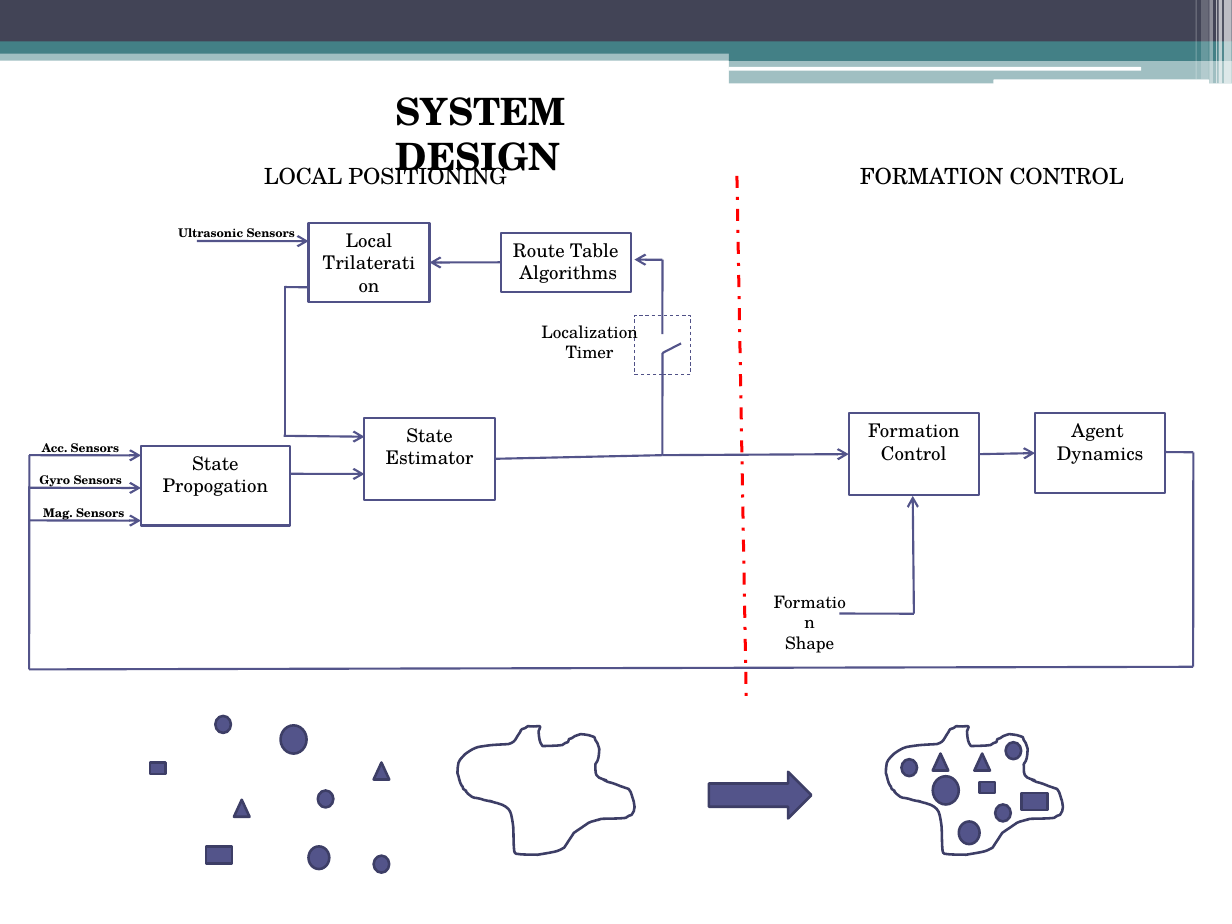
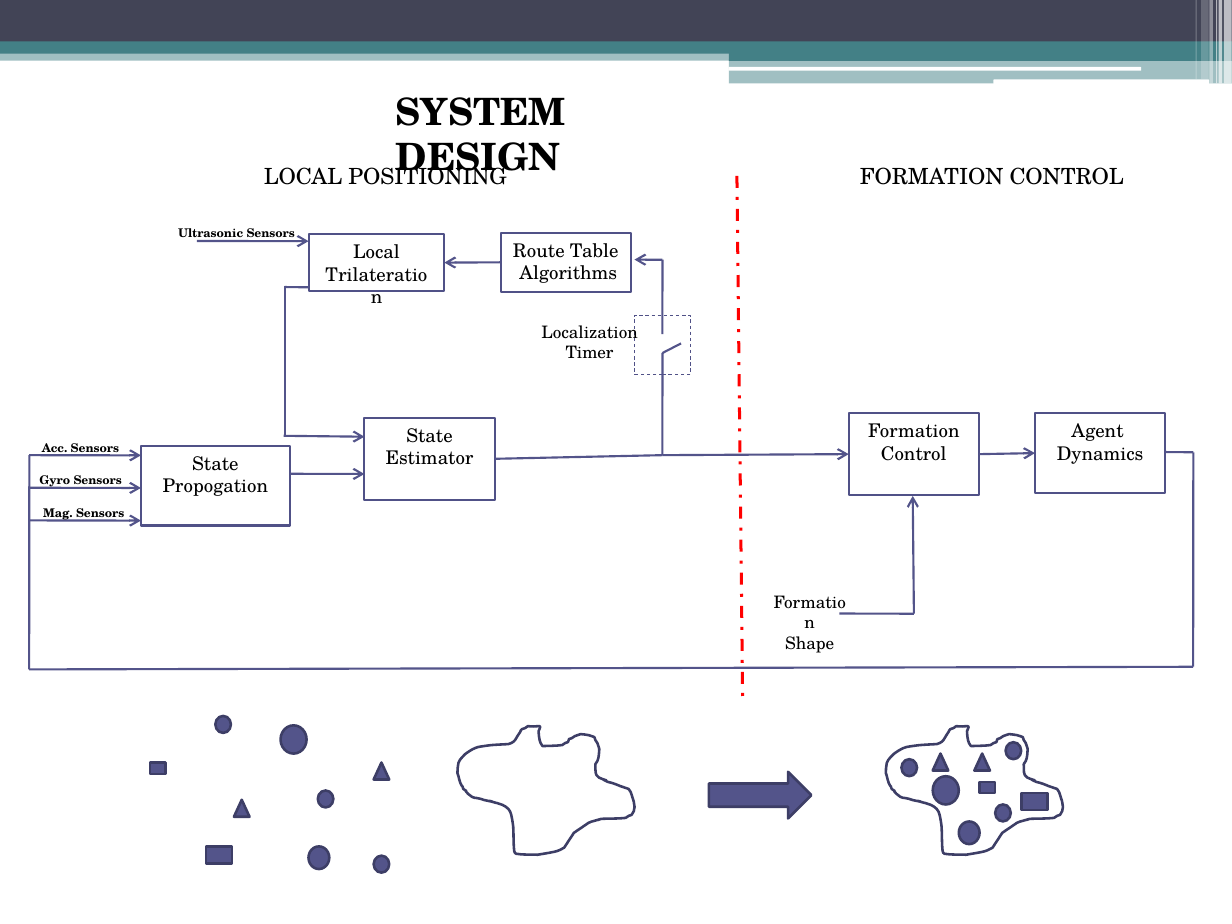
Before and after one commit to kadir4172/formation_control, a slide deck: slide 2 of sunum2.pptx. Drawn at 1232x924 pixels with LibreOffice and Linux fonts; fonts in the diff are those of the drawing. Boxes give left, top, right and bottom in pixels: in the first picture for what was removed or moved away, otherwise in the second. Text is boxed around its words. In the diff, an @@ line names an element or a change of style, - is before the commit and + after.

```diff
--- a/sunum2.pptx
+++ b/sunum2.pptx
@@ line moved from (737, 176) - (747, 697) to (737, 176) - (743, 699) @@
@@ rectangle "Local Trilateration": place and size @@
-rectangle "Local Trilateration" at [308, 223, 429, 303]
+rectangle "Local Trilateration" at [308, 234, 444, 291]
@@ arrow moved from (500, 262) - (430, 262) to (500, 262) - (445, 262) @@
```
Also in this commit, not shown: 1 slide added, 30 other files.
